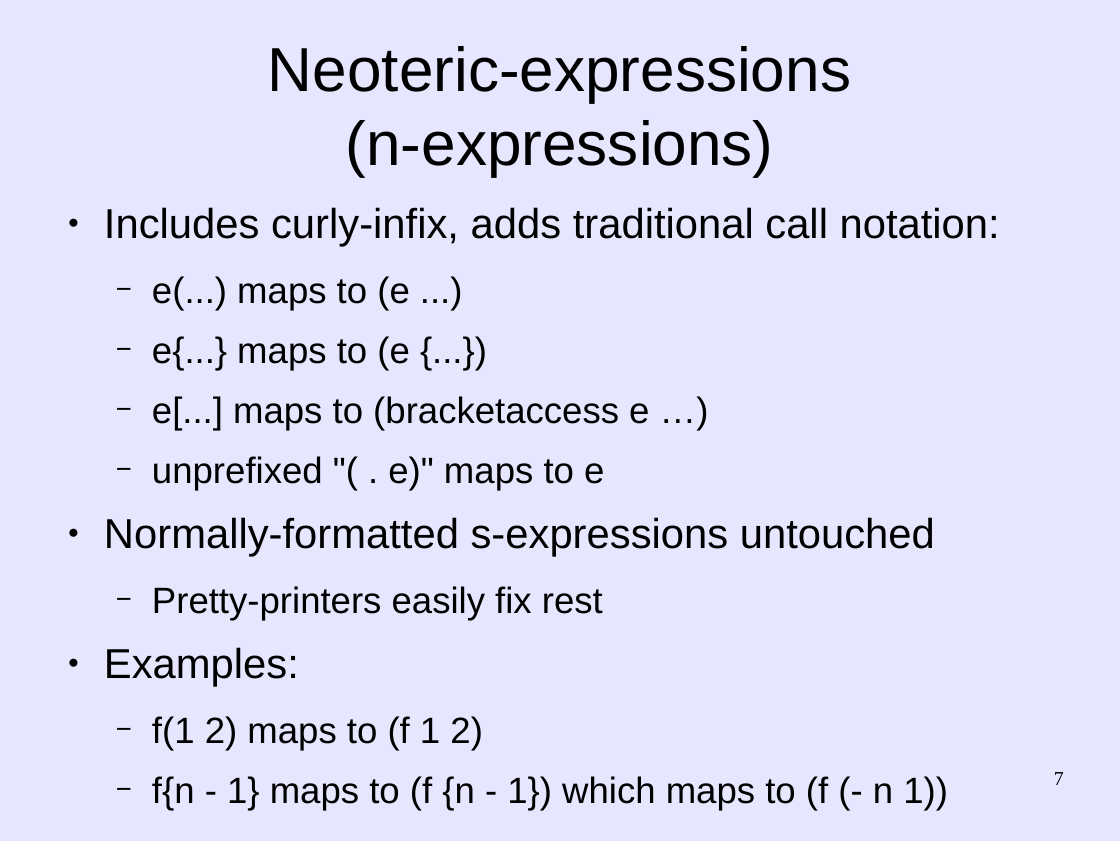
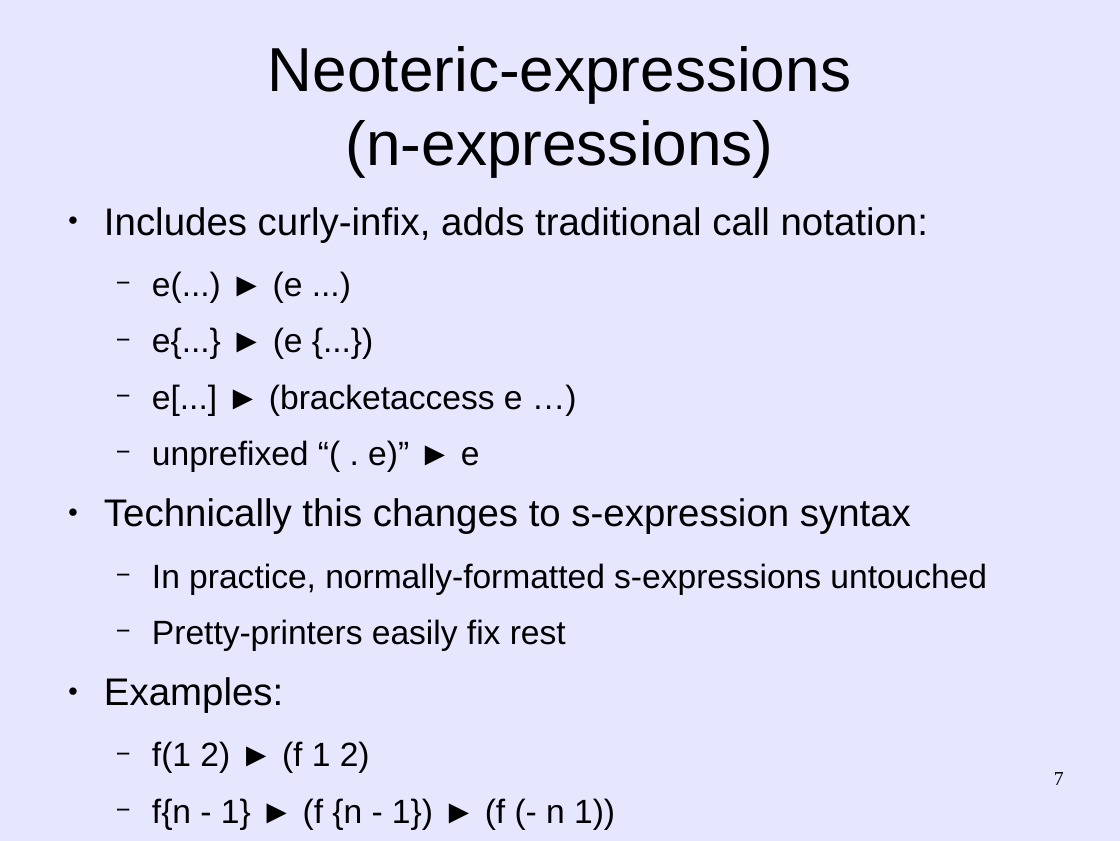
Before and after one commit to martin12333/Readable-Lisp-S-expressions, a slide deck: slide 7 of readable-s-expressions.odp. Drawn at 1120x841 pixels with LibreOffice and Linux fonts; fonts in the diff are those of the drawing. Boxes give left, top, right and bottom in pixels: in the first picture for what was removed or moved away, otherwise in the second. Text is boxed around its words. In the diff, an @@ line names an element or a change of style, - is before the commit and + after.

Commit message:
readable-s-expressions.odp: Refine presentation, new initial $ semantic

```diff
--- a/readable-s-expressions.odp
+++ b/readable-s-expressions.odp
@@ text at box(104, 207, 928, 713): size 29.6 to 27.2 pt in "Includes curly-infix, adds traditional call notation:", "Examples:"; size 25.9 to 23.8 pt in "Pretty-printers easily fix rest" @@
@@ text at box(104, 271, 987, 595): text changed; size 25.9 to 23.8 pt @@
-  − e(...) maps to (e ...)
-  − e{...} maps to (e {...})
-  − e[...] maps to (bracketaccess e …)
-  − unprefixed "( . e)" maps to e
-● Normally-formatted s-expressions untouched
+  − e(...) ► (e ...)
+  − e{...} ► (e {...})
+  − e[...] ► (bracketaccess e …)
+  − unprefixed “( . e)” ► e
+● Technically this changes to s-expression syntax
+  − In practice, normally-formatted s-expressions untouched
@@ text at box(152, 741, 615, 830): text changed; size 25.9 to 23.8 pt @@
-  − f(1 2) maps to (f 1 2)
-  − f{n - 1} maps to (f {n - 1}) which maps to (f (- n 1))
+  − f(1 2) ► (f 1 2)
+  − f{n - 1} ► (f {n - 1}) ► (f (- n 1))
```
Also in this commit, not shown: 8 other slides changed.
